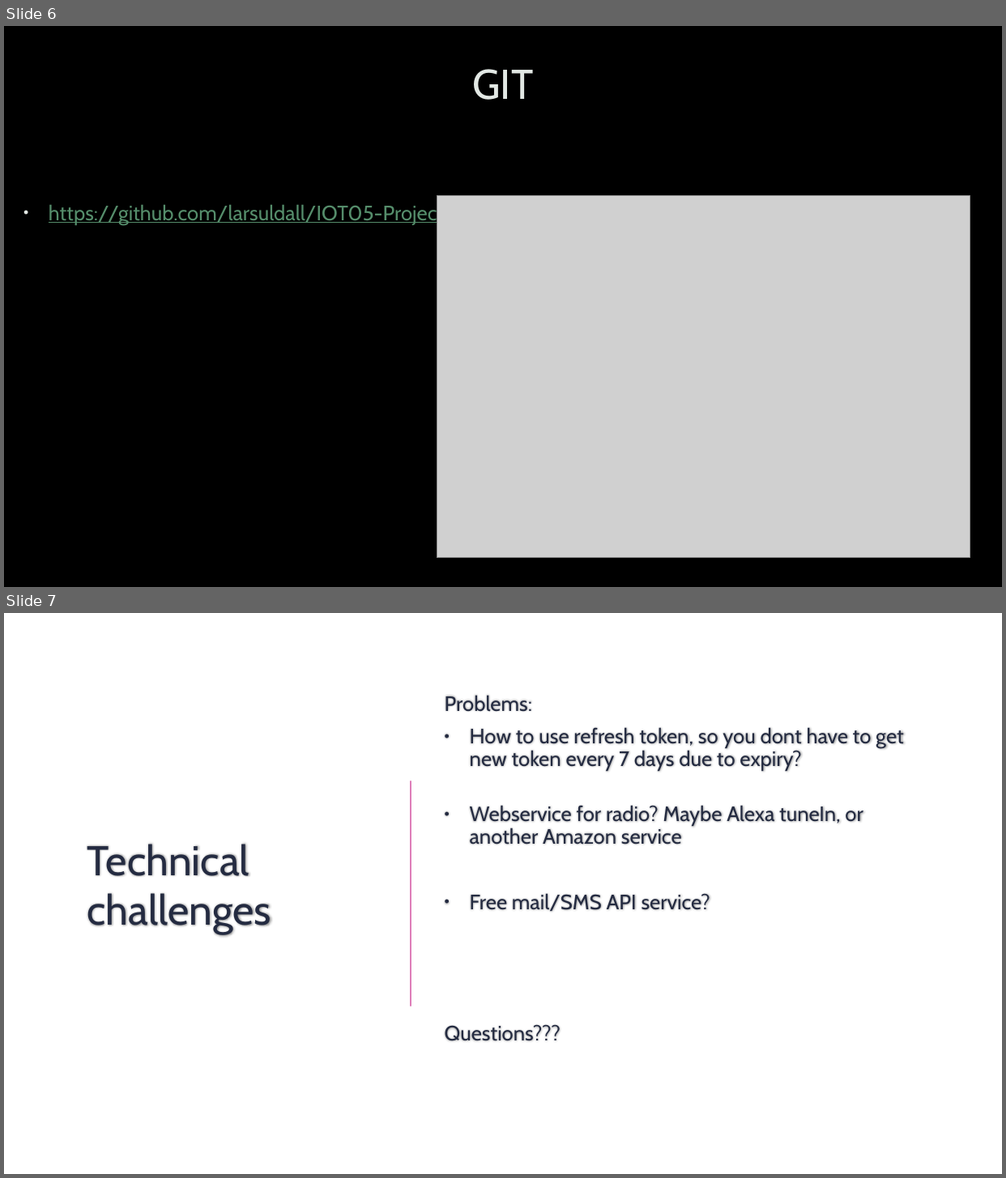
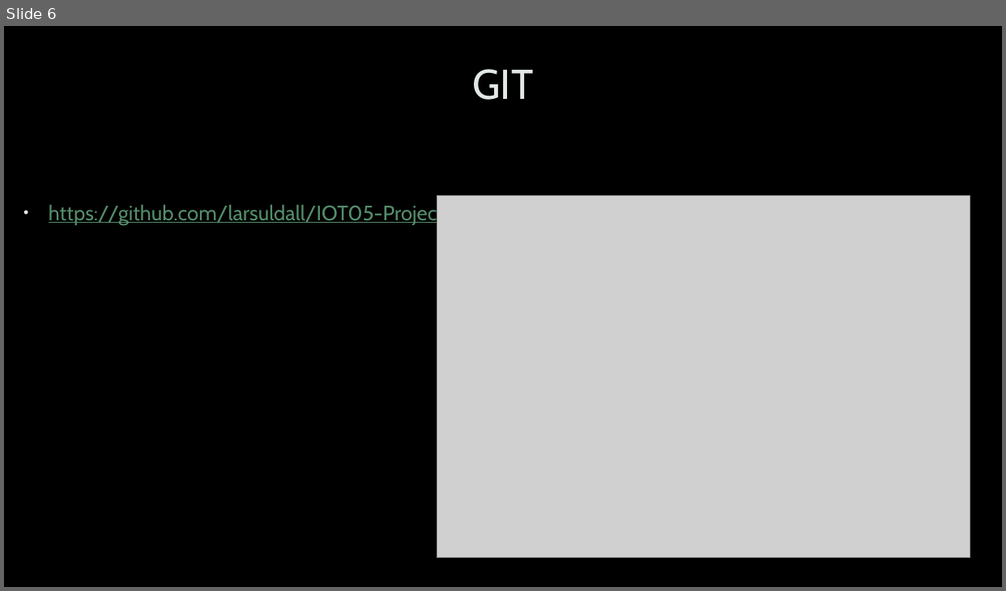
Before and after one commit to larsuldall/IOT05-Project, a slide deck: Documentation/Presentation/Project presentation - Lars Juhl.pptx. Shown one above the other, each under a label of ours: slides 6 and 7 before the commit, slide 6 after it. The pictures are 1006x1178 and 1006x591 pixels, drawn with LibreOffice and Linux fonts; fonts in the diff are those of the drawing; grey boxes stand for pictures; background and template pictures are left out. Boxes give left, top, right and bottom in pixels: in the first picture for what was removed or moved away, otherwise in the second. Text is boxed around its words. In the diff, an @@ line names an element or a change of style, - is before the commit and + after.

```diff
--- a/Documentation/Presentation/Project presentation - Lars Juhl.pptx
+++ b/Documentation/Presentation/Project presentation - Lars Juhl.pptx
@@ slide 7 removed at <box>4,613,1002,1174</box>, background picture (left out) @@
@@ text removed at <box>445,695,904,1041</box> @@
-Problems:
-• How to use refresh token, so you dont have to get new token every 7 days due to expiry?
-• Webservice for radio? Maybe Alexa tuneIn, or another Amazon service
-• Free mail/SMS API service?
-Questions???
@@ line removed from (411, 781) to (411, 1006) @@
@@ title removed at <box>87,844,272,934</box> @@
-Technical challenges
```
Also in this commit, not shown: 2 other files.
